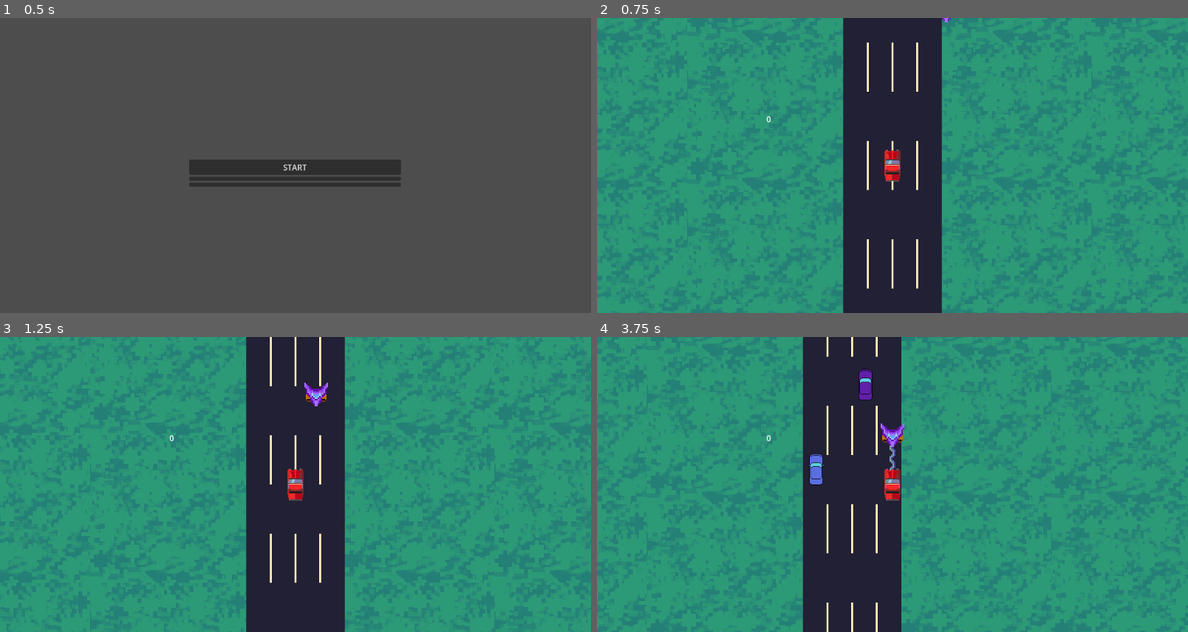
Above: before the commit, frames 1-4 (two rows, left to right).
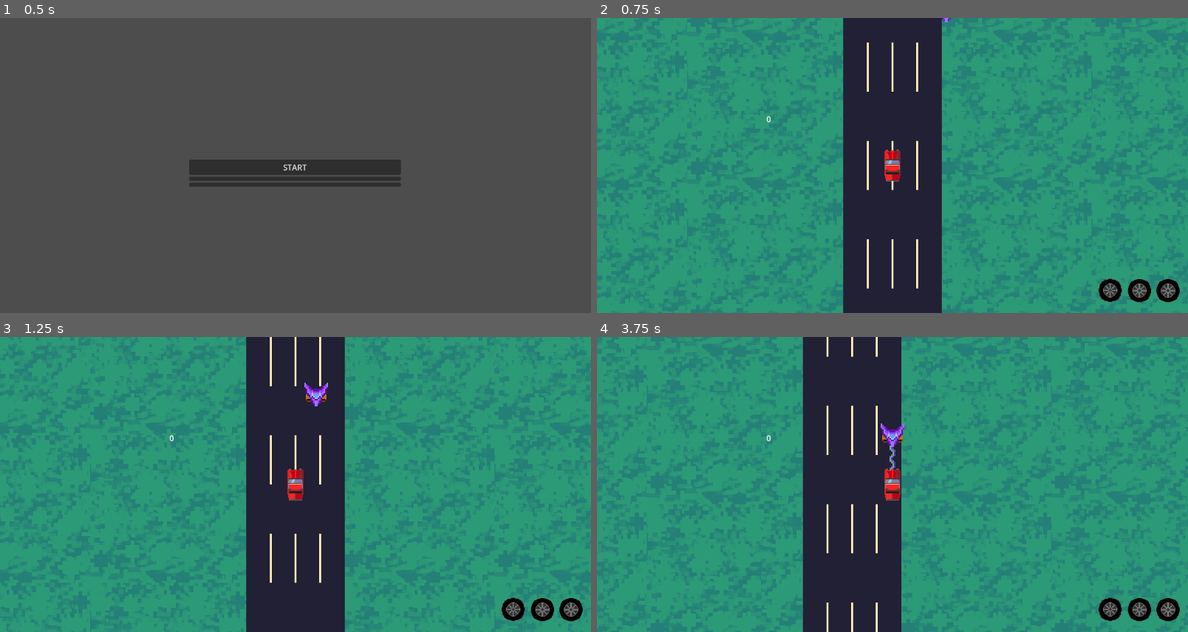
Above: after the commit, the same moments.

Repository: Zeke-D/roadtripping
Game: Godot game, scene res://Main Scenes/menu.tscn
The game is run twice, just before and just after one commit, with the same random seed, the same clock (stepped at 60 frames per second) and the same inputs.
Inputs:
- Up to frame 1 (0.5 s): no input
- Up to frame 2 (0.75 s): click "START" at 0.5 s
- Up to frame 3 (1.25 s): no input
- Up to frame 4 (3.75 s): hold D (right) 1.28-2.03 s; hold S (down) 2.03-2.78 s; hold D (right) 2.78-3.53 s; hold W (up) from 3.53 s (still down)

Frame 1 is identical in both runs. In frame 2, 0.8% of the frame differs, in the area x 84-99%, y 88-97%; in frame 3, 0.8%; in frame 4, 1.2%, in the area x 35-99%, y 10-97%.

Commit message:
hp!!

Diff:
--- /dev/null
+++ b/Main Scenes/hp_wheel_1.gd
@@ -0,0 +1,19 @@
+extends Sprite2D
+
+var player
+var threshold = 0
+
+func _ready():
+	player = get_tree().current_scene.find_child("Car")
+	if self.is_in_group("hp1"):
+		threshold = 1
+	elif self.is_in_group("hp2"):
+		threshold = 2
+	elif self.is_in_group("hp3"):
+		threshold = 3
+
+func _physics_process(delta):
+	if player.state < threshold:
+		self.hide()
+	else:
+		self.show()
--- a/Main Scenes/world.tscn
+++ b/Main Scenes/world.tscn
@@ -6,13 +6,16 @@
 [ext_resource type="Script" path="res://world.gd" id="1_vilm6"]
 [ext_resource type="PackedScene" uid="uid://jc02a36m21ag" path="res://background.tscn" id="3_5jjkl"]
 [ext_resource type="AudioStream" uid="uid://dtnlp6fwcia4d" path="res://Sounds/car-idling-22638.mp3" id="4_rgqk3"]
+[ext_resource type="Texture2D" uid="uid://n7k6py6axu6c" path="res://Assets/hp_wheel_empty.png" id="5_1nt6g"]
 [ext_resource type="AudioStream" uid="uid://b6ywawbenqvfc" path="res://Sounds/RT_Death_crash.mp3" id="5_fooi5"]
 [ext_resource type="Script" path="res://wrapping_background.gd" id="5_gykqv"]
+[ext_resource type="Script" path="res://Main Scenes/hp_wheel_1.gd" id="5_rkc85"]
 [ext_resource type="AudioStream" uid="uid://b1k377ojstc7f" path="res://Sounds/RT_Car_Crash2.mp3" id="6_74mx0"]
 [ext_resource type="Script" path="res://timer.gd" id="6_ehp6s"]
 [ext_resource type="PackedScene" uid="uid://bu0npakla1611" path="res://npcs/alien_ship.tscn" id="8_wskmv"]
 [ext_resource type="Script" path="res://npcs/alien_ship.gd" id="9_tt732"]
 [ext_resource type="AudioStream" uid="uid://dtw5n6etea3gd" path="res://Sounds/police-siren-99029.mp3" id="10_xu3sg"]
+[ext_resource type="Texture2D" uid="uid://bft0tibwycvtv" path="res://Assets/hp_wheel.png" id="14_1hugb"]
 
 [sub_resource type="TileSetAtlasSource" id="TileSetAtlasSource_rssb8"]
 texture = ExtResource("1_tlry5")
@@ -77,6 +80,42 @@
 offset_bottom = -66.0
 text = "test"
 
+[node name="hp_wheel_1" type="Sprite2D" parent="CanvasGroup/Car/Camera2D" groups=["hp1"]]
+position = Vector2(442, 254)
+scale = Vector2(0.0227051, 0.0227051)
+texture = ExtResource("14_1hugb")
+script = ExtResource("5_rkc85")
+
+[node name="hp_empty_1" type="Sprite2D" parent="CanvasGroup/Car/Camera2D"]
+z_index = -1
+position = Vector2(442, 254)
+scale = Vector2(0.023, 0.023)
+texture = ExtResource("5_1nt6g")
+
+[node name="hp_wheel_2" type="Sprite2D" parent="CanvasGroup/Car/Camera2D" groups=["hp2"]]
+position = Vector2(501.552, 254.552)
+scale = Vector2(0.0227051, 0.0227051)
+texture = ExtResource("14_1hugb")
+script = ExtResource("5_rkc85")
+
+[node name="hp_empty_2" type="Sprite2D" parent="CanvasGroup/Car/Camera2D"]
+z_index = -1
+position = Vector2(501.552, 254.552)
+scale = Vector2(0.023, 0.023)
+texture = ExtResource("5_1nt6g")
+
+[node name="hp_wheel_3" type="Sprite2D" parent="CanvasGroup/Car/Camera2D" groups=["hp3"]]
+position = Vector2(559.552, 254.552)
+scale = Vector2(0.0227051, 0.0227051)
+texture = ExtResource("14_1hugb")
+script = ExtResource("5_rkc85")
+
+[node name="hp_empty_3" type="Sprite2D" parent="CanvasGroup/Car/Camera2D"]
+z_index = -1
+position = Vector2(559.552, 254.552)
+scale = Vector2(0.023, 0.023)
+texture = ExtResource("5_1nt6g")
+
 [node name="Background" parent="CanvasGroup" instance=ExtResource("3_5jjkl")]
 position = Vector2(0, -300)
 script = ExtResource("5_gykqv")
--- a/global.gd
+++ b/global.gd
@@ -3,6 +3,6 @@
 var distance = 0
 var police_chase = false
 var level = 0
-const goal_distances = [4000, 4000, 4000, 4000]
+const goal_distances = [20000, 4000, 4000, 4000]
 const backgrounds = ["Grass", "Desert"]
 const level_background = ["Grass", "Grass", "Desert", "Desert"]
--- a/npc_car.gd
+++ b/npc_car.gd
@@ -23,6 +23,8 @@
 
 func _physics_process(delta):
 	position = get_next_position(delta)
+	if position[1] < -495:
+		self.queue_free()
 
 func move_and_rotate(target_position, target_rotation, duration):
 	var tween = get_tree().create_tween()
Binary file added: Assets/hp_wheel.png
Not shown, added: Assets/hp_wheel.png.import
Binary file added: Assets/hp_wheel_empty.png
Not shown, added: Assets/hp_wheel_empty.png.import
Not shown: 1 places in Main Scenes/world.tscn that only renumber resources
